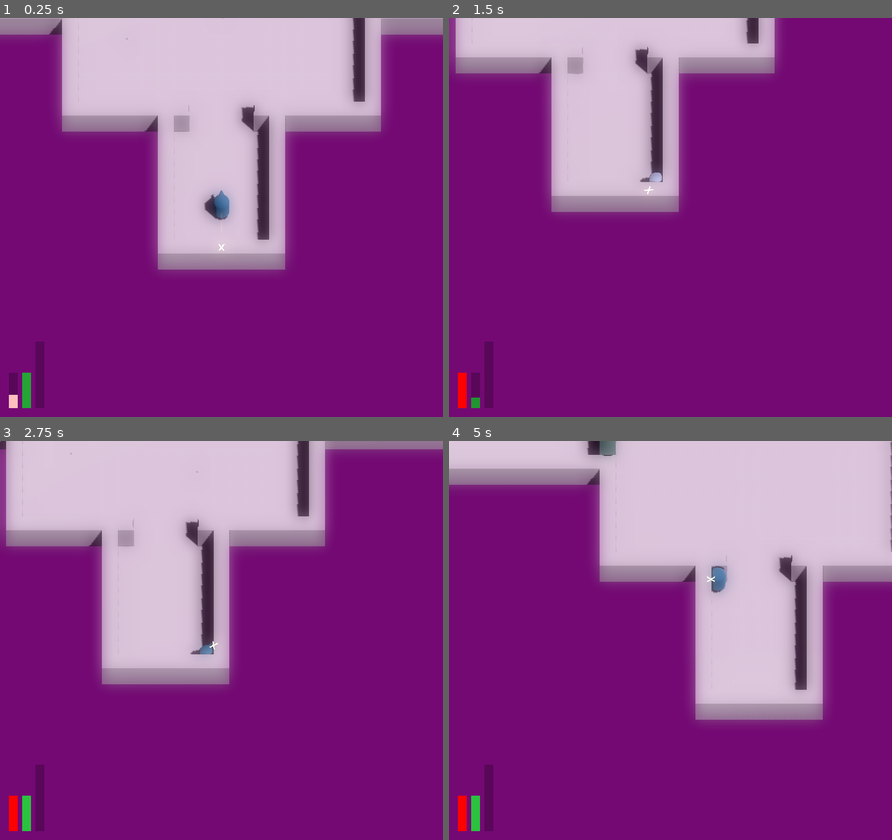
Above: before the commit, frames 1-4 (two rows, left to right).
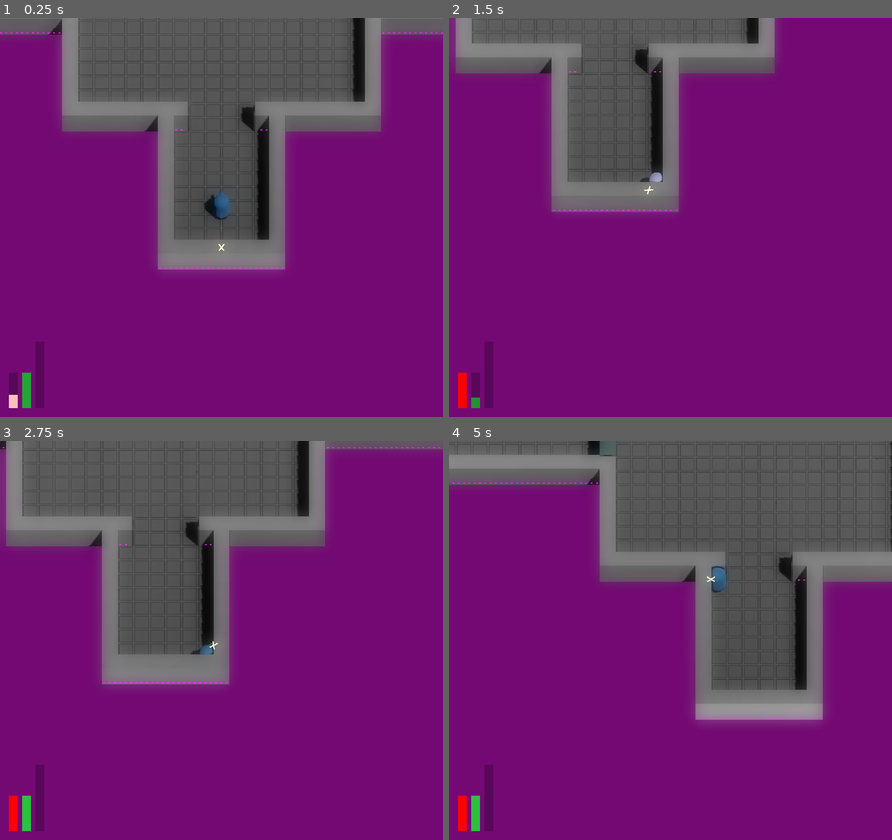
Above: after the commit, the same moments.

Repository: JackEvans24/bullet-absorb
Game: Godot game, scene res://scenes/main.tscn
Two runs of this game, one before a commit and one after it. Both use one fixed random seed, a clock stepped at 60 frames per second and the inputs below.
Inputs (mouse positions are in pixels of both pictures, inside the frame that each line leads up to):
- Up to frame 1 (0.25 s): no input
- Up to frame 2 (1.5 s): move the mouse to (767, 197) at 0.52 s; hold D (move_right) 0.53-1.28 s; hold Ctrl (absorb) 0.53-1.28 s; move the mouse to (581, 237) at 1.27 s; hold S (move_back) from 1.28 s (still down); tap Space (dash) at 1.35 s
- Up to frame 3 (2.75 s): move the mouse to (265, 552) at 2.02 s; release S (move_back) at 2.03 s; press the mouse at (265, 552) at 2.03 s; hold D (move_right) from 2.03 s (still down)
- Up to frame 4 (5 s): move the mouse to (648, 720) at 2.77 s; release D (move_right) at 2.78 s; release the mouse at (648, 720) at 2.78 s; hold W (move_forward) 2.78-3.53 s; tap Ctrl (absorb) at 2.85 s; move the mouse to (803, 700) at 3.52 s; hold A (move_left) from 3.53 s (still down); tap Space (dash) at 3.6 s; move the mouse to (537, 580) at 4.27 s; click (537, 580) at 4.35 s

The runs differ from the first frame. In frame 1, 31% of the frame differs, in the area x 0-100%, y 0-63%; in frame 2, 20%; in frame 3, 29%; in frame 4, 36%, in the area x 0-100%, y 0-70%.

Commit message:
feat: add impulse level that new impulses can override at

Diff:
--- a/scripts/camera/screen_shake.gd
+++ b/scripts/camera/screen_shake.gd
@@ -2,6 +2,7 @@
 extends Node
 
 @export var lookup: ScreenShakeLookup
+@export var impulse_override: float = 0.25
 
 var cameras: Array[Node3D] = []
 
@@ -36,7 +37,7 @@
 	noise.seed = randi_range(0, 99999)
 
 func has_lower_priority(new_profile: ScreenShakeProfile) -> bool:
-	if impulse <= 0.0:
+	if impulse <= impulse_override:
 		return false
 	if profile == null:
 		return false
